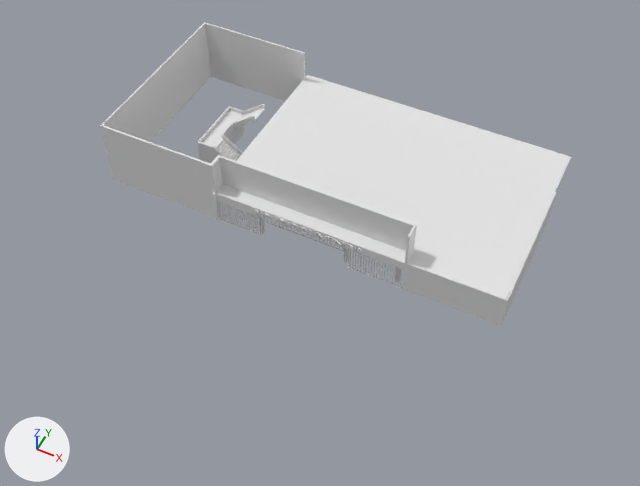
The Blender file Proyecto/configInicial/Models/SotanoA.blend: old version first, new version second.
Both versions are drawn from a 50 mm lens placed at (43.5, -54.5, 70.3), pointed at (15.1, 2.2, -0.6). Lighting does not change. The marker at lower left points along +X, +Y and +Z. The older version comes first.

In view in the first picture: 'Cubo.004', 'Objeto', 'Plano', 'escaleras 1', 'mural', 'pared negra', 'ventanas' and 9 more.
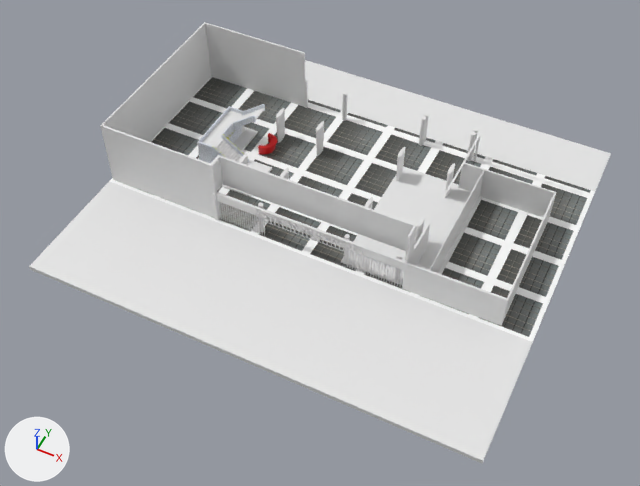
Pixel boxes (x1, y1, x2, y2) of what changed, in the pictures (640 x 486 px):
'Plano.002', added
    after: (29, 181, 532, 464)
'Plano', hidden
    before: (217, 75, 571, 298)
'Plano.001', added
    after: (110, 77, 610, 343)
'pasto', added
    after: (305, 60, 611, 191)
'Plano.004', added
    after: (341, 166, 483, 285)
'Plano.003', added
    after: (233, 127, 258, 151)
'Plano.005', added
    after: (198, 157, 272, 197)

Patch to the scene script:
```diff
--- a/Proyecto/configInicial/Models/SotanoA.blend.py
+++ b/Proyecto/configInicial/Models/SotanoA.blend.py
@@ img_suelo6_jpg @@
+img_suelo6_jpg = load_image('suelo6.jpg', 'suelo6.jpg', 3280, 3280, 'sRGB')
@@ mat_material_005 @@
+mat_material_005 = principled_material('Material.005')
+mat_material_005.base_color = (0.8, 0.8, 0.8)  # white #e7e7e7
@@ mat_material_004 @@
+mat_material_004 = principled_material('Material.004')
+mat_material_004.base_color = (0.8, 0.8, 0.8)  # white #e7e7e7
@@ mat_material_015 @@
+mat_material_015 = principled_material('Material.015')
+mat_material_015.base_color = (0.8, 0.8, 0.8)  # white #e7e7e7
@@ mat_material_016 @@
+mat_material_016 = principled_material('Material.016')
+mat_material_016.base_color = (0.8, 0.8, 0.8)  # white #e7e7e7
@@ mat_material_003 @@
+mat_material_003 = principled_material('Material.003')
+mat_material_003.texture = img_suelo6_jpg
@@ me_plano_010 @@
+me_plano_010.from_pydata(...)  # 4 vertices, 1 face; spans x -1.0..31.4, y 15.8..21.0, z 0.0
+me_plano_010.materials.append(mat_material)  # its picture is missing
@@ me_plano_007 @@
+me_plano_007.from_pydata(...)  # 12 vertices, 10 faces; spans x -1.0..31.4, y -1.0..21.0, z -0.2..0.0
+me_plano_007.materials.append(mat_material_005)  # its picture is missing
@@ me_plano_006 @@
+me_plano_006.from_pydata(...)  # 12 vertices, 10 faces; spans x -1.0..31.4, y -1.0..21.0, z -0.2..0.0
+me_plano_006.materials.append(mat_material_004)  # its picture is missing
@@ me_plano_005 @@
+me_plano_005.from_pydata(...)  # 12 vertices, 10 faces; spans x -1.0..31.4, y -1.0..21.0, z -0.2..0.0
+me_plano_005.materials.append(mat_material_015)  # its picture is missing
@@ me_plano_004 @@
+me_plano_004.from_pydata(...)  # 12 vertices, 10 faces; spans x -1.0..31.4, y -1.0..21.0, z -0.2..0.0
+me_plano_004.materials.append(mat_material_016)  # its picture is missing
@@ me_plano_002 @@
+me_plano_002.from_pydata(...)  # 24 vertices, 21 faces; spans x -1.0..31.4, y -1.0..21.0, z -0.2..0.0
+me_plano_002.materials.append(mat_material_003)  # picture img_suelo6_jpg
@@ ob_plano @@
 ob_plano.location = (4.5, 1.1, 4.0)
+ob_plano.hide_set(True)
@@ ob_pasto @@
+ob_pasto = bpy.data.objects.new('pasto', me_plano_010)
+ob_pasto.location = (-8.6, 0.8, 0.0)
+ob_pasto.scale = (1.53, 1.36, 2.88)
@@ ob_plano_005 @@
+ob_plano_005 = bpy.data.objects.new('Plano.005', me_plano_007)
+ob_plano_005.location = (-2.7, 4.6, 0.2)
+ob_plano_005.scale = (0.258, 0.23, 2.88)
@@ ob_plano_004 @@
+ob_plano_004 = bpy.data.objects.new('Plano.004', me_plano_006)
+ob_plano_004.location = (18.8, 1.0, 0.2)
+ob_plano_004.scale = (0.307, 0.73, 2.88)
@@ ob_plano_003 @@
+ob_plano_003 = bpy.data.objects.new('Plano.003', me_plano_005)
+ob_plano_003.location = (-2.8, 9.3, 0.2)
+ob_plano_003.scale = (0.117, 0.23, 2.88)
@@ ob_plano_002 @@
+ob_plano_002 = bpy.data.objects.new('Plano.002', me_plano_004)
+ob_plano_002.location = (-8.6, -14.0, -0.1)
+ob_plano_002.scale = (1.53, 0.64, 2.88)
@@ ob_plano_001 @@
+ob_plano_001 = bpy.data.objects.new('Plano.001', me_plano_002)
+ob_plano_001.location = (-8.6, 0.8, 0.0)
+ob_plano_001.scale = (1.53, 1.36, 2.88)
```
